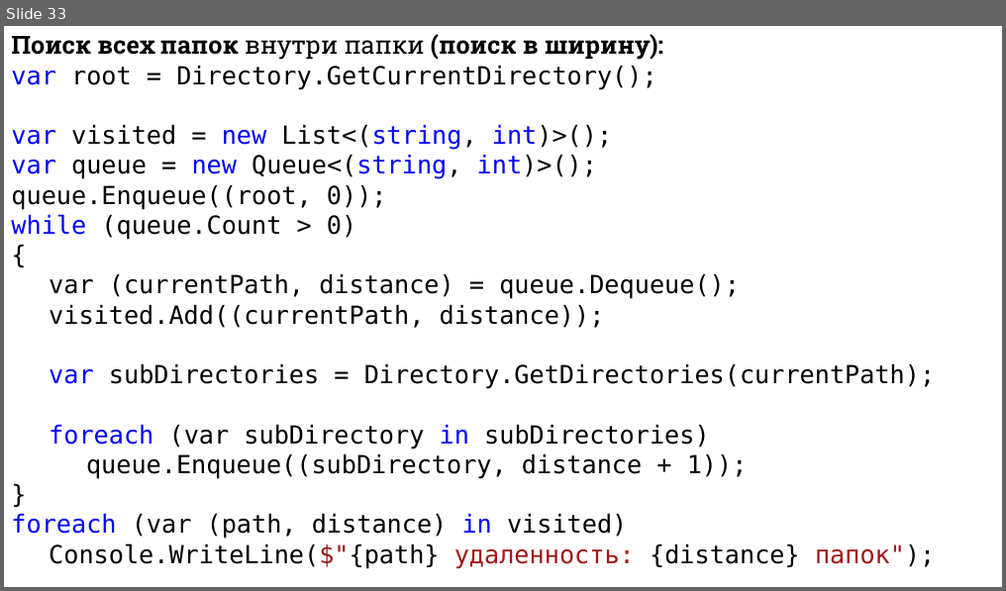
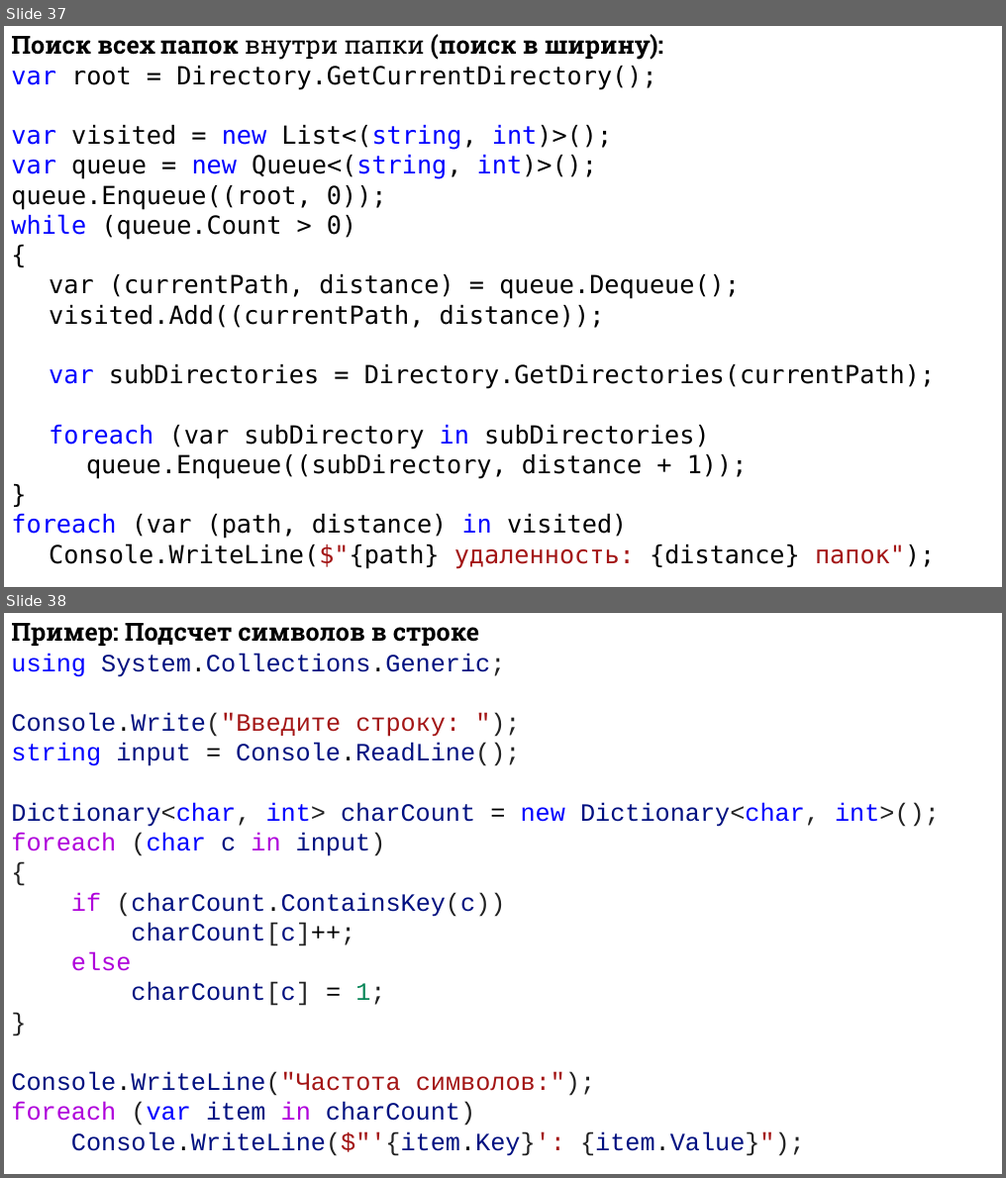
Before and after one commit to DaniilKlyukin/ITiP-1, a slide deck: Лекции/ИТиП лек 4 (лр 4).pptx. Shown one above the other, each under a label of ours: slide 33 before the commit, slides 37 and 38 after it. The pictures are 1006x591 and 1006x1178 pixels, drawn with LibreOffice and Linux fonts; fonts in the diff are those of the drawing. Boxes give left, top, right and bottom in pixels: in the first picture for what was removed or moved away, otherwise in the second. Text is boxed around its words. In the diff, an @@ line names an element or a change of style, - is before the commit and + after.

```diff
--- a/Лекции/ИТиП лек 4 (лр 4).pptx
+++ b/Лекции/ИТиП лек 4 (лр 4).pptx
@@ slide 38 added at <box>4,613,1002,1174</box>, background #FFFFFF @@
@@ text added at <box>11,623,940,1157</box>, 24 pt, text #001080 @@
+Пример: Подсчет символов в строке
+using System.Collections.Generic;
+Console.Write("Введите строку: ");
+string input = Console.ReadLine();
+Dictionary<char, int> charCount = new Dictionary<char, int>();
+foreach (char c in input)
+{
+if (charCount.ContainsKey(c))
+charCount[c]++;
+else
+charCount[c] = 1;
+}
+Console.WriteLine("Частота символов:");
+foreach (var item in charCount)
+Console.WriteLine($"'{item.Key}': {item.Value}");
@@ what was slide 33 is now slide 37 @@
```
Also in this commit, not shown: 2 slides changed, 5 other slides added.
